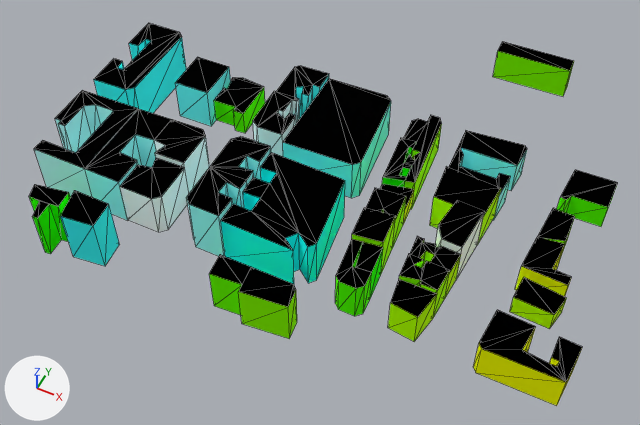
The glTF model web/public/assets/cities/paris/tiles/-4_-2.far.glb: old version first, new version second.
Rendered twice from a camera (50 mm lens) standing at (-754.0, -712.0, 346.0) and looking at (-895.0, -429.0, -7.0). Every picture has the same lights, and +X, +Y and +Z are marked at lower left. The older version comes first. Mesh edges are drawn as thin lines. Where no turn or scale is listed for an object, it has been applied to the vertices. Vertices at exactly the same position are counted once.

The first picture shows '-4_-2_far'.
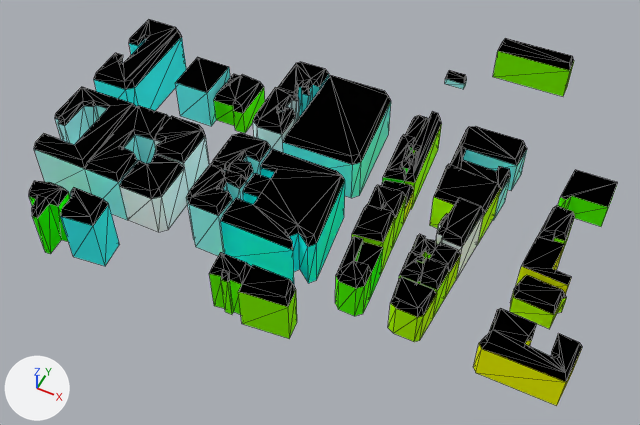
Where the newer file only moved an object's origin or applied its transform, the numbers keep the older frame.

Boxes (x1, y1, x2, y2) around the edits, measured in the pictures (640 x 425 px):
'-4_-2_far', reshaped
    before: (29, 23, 618, 406)
    after: (29, 19, 618, 406)
part 1 of me_4__2_far, added
    after: (29, 19, 582, 382)
part 2 of me_4__2_far, added
    after: (445, 38, 574, 89)

The edits, one by one:
me_4__2_far is used by ob_4__2_far; location (-892.6, -396.9, 15.9).
me_4__2_far had 573 vertices, 793 faces and spanned x -145.0..145.0, y -127.0..127.0, z -23.0..23.0.
me_4__2_far now has 1041 vertices, 1657 faces and spans x -145.0..145.0, y -127.0..127.0, z -23.0..27.0.
me_4__2_far part 1: 452 vertices added at x -144.0..144.0, y -126.0..34.0, z -13.0..27.0.
me_4__2_far part 2: 16 vertices added at x 19.0..85.0, y 95.0..126.0, z -22.0..1.0.
